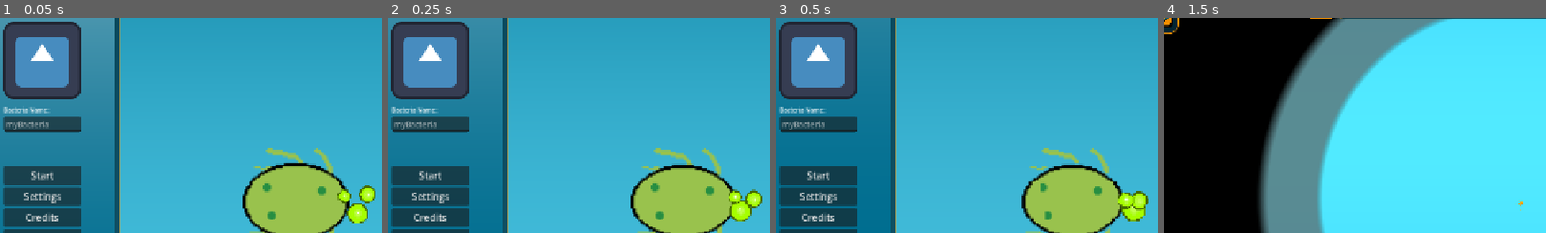
Above: before the commit, frames 1-4 (left to right).
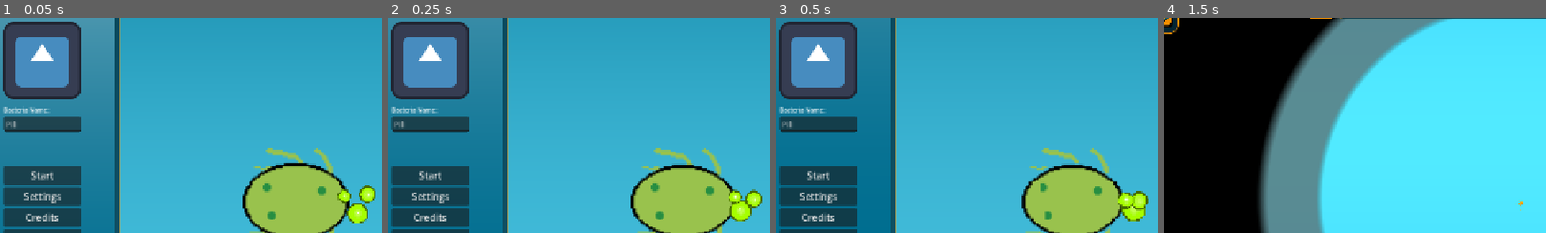
Above: after the commit, the same moments.

Repository: MisterIXI/chili-code-jam-4
Game: Godot game, scene res://entities/game/intro_scene.tscn
The game is run twice, just before and just after one commit, with the same random seed, the same clock (stepped at 60 frames per second) and the same inputs. The engine's default icon, where the game draws it, is replaced by a stand-in: a white triangle on a blue panel in a dark square.
Inputs (mouse positions are % of the whole screen's width and height, from its top left):
- Up to frame 1 (0.05 s): no input
- Up to frame 2 (0.25 s): no input
- Up to frame 3 (0.5 s): no input
- Up to frame 4 (1.5 s): click (10, 33) at 0.52 s; type "Alex" at 0.6 s; click "Start" at 1.25 s
The pictures show only the part of the screen within x 5-55%, y 8-58%; the shares and areas given below are measured in that part.

The runs differ from the first frame. In frame 1, 0.2% of the frame differs, in the area x 2-13%, y 48-52%; in frame 2, 0.2%; in frame 3, 0.2%; in frame 4, nothing differs.

Commit message:
start name placeholder changed to pili

Diff:
--- a/entities/ui/game_ui.tscn
+++ b/entities/ui/game_ui.tscn
@@ -118,7 +118,7 @@
 custom_minimum_size = Vector2(130, 20)
 layout_mode = 2
 theme_override_font_sizes/font_size = 13
-placeholder_text = "myBacteria"
+placeholder_text = "Pili"
 context_menu_enabled = false
 script = ExtResource("6_ci0l4")
 
Not shown: 2 places in entities/ui/game_ui.tscn that only renumber resources
